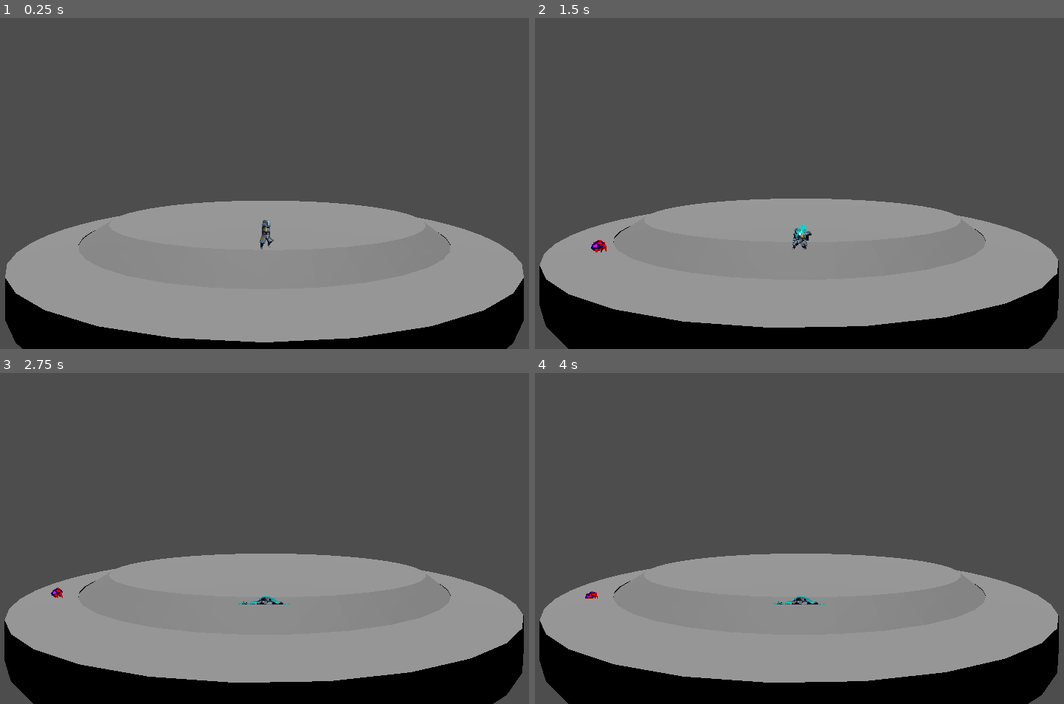
Above: before the commit, frames 1-4 (two rows, left to right).
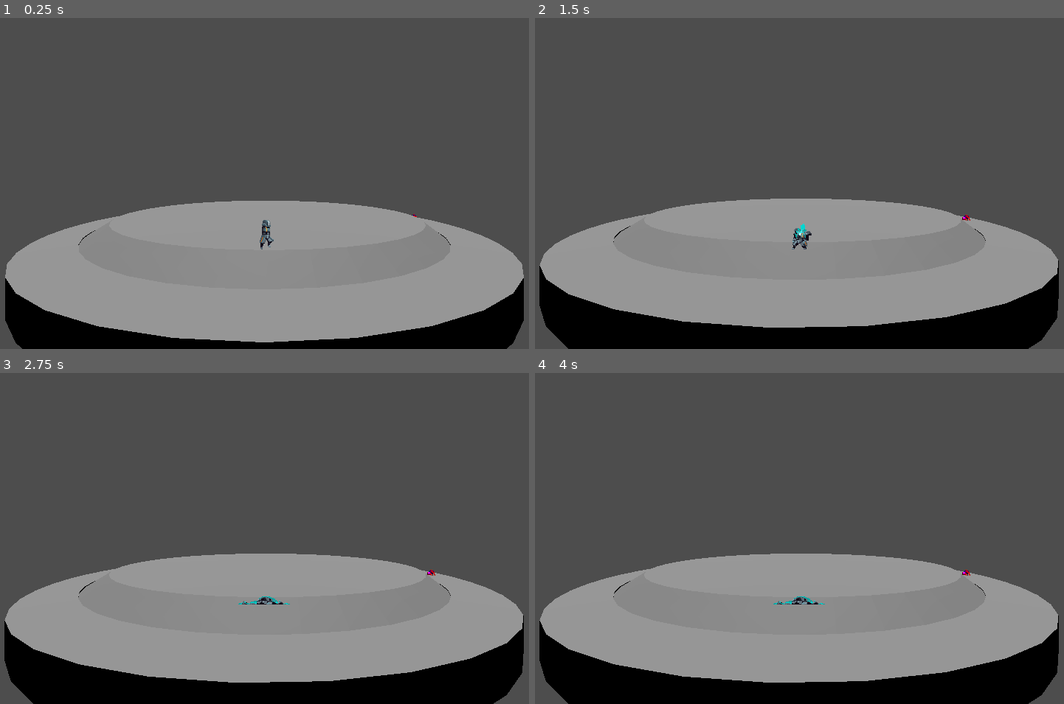
Above: after the commit, the same moments.

Repository: Jafeth12/VJ-FIB
Game: Godot game, scene res://main.tscn
Same seed, same stepped clock (60 frames per second), same inputs: the game is played once before the commit and once after it.
Inputs:
- Up to frame 1 (0.25 s): no input
- Up to frame 2 (1.5 s): hold Right (move_right) 0.53-1.28 s; hold Down (crouch) 0.53-1.28 s; tap Up (jump) at 0.77 s; hold Left (move_left) from 1.28 s (still down); tap , (dbg_die) at 1.35 s
- Up to frame 3 (2.75 s): tap Up (jump) at 1.52 s; release Left (move_left) at 2.03 s; hold Right (move_right) from 2.03 s (still down); tap = (dbg_enemies_attack) at 2.1 s
- Up to frame 4 (4 s): tap Enter at 2.75 s; tap Backspace (dbg_enemies_die) at 2.85 s; tap Up (jump) at 3.02, 3.77 s; tap Space at 3.5 s; release Right (move_right) at 3.53 s; hold Left (move_left) from 3.53 s (still down); tap - (dbg_switch_ring) at 3.6 s

The runs differ from the first frame. In frame 1, less than 0.1% of the frame differs, in the area x 77-79%, y 59-61%; in frame 2, less than 0.1%, in the area x 10-83%, y 59-71%; in frame 3, less than 0.1%; in frame 4, less than 0.1%.
Error after the commit: Parse Error: Identifier "alpha" not declared in the current scope. (res://crawler.gd:13)

Commit message:
[FIX] namespace de enemy y entity explícitos por claredad

Diff:
--- a/3D/crawler.gd
+++ b/3D/crawler.gd
@@ -5,13 +5,15 @@
 func _ready():
 	$sprite.connect("animation_finished", on_animation_finished)
 
-func get_new_alpha(current_alpha: float, delta: float) -> float:
+# OVERRIDE de ENTITY
+func entity_get_new_alpha(current_alpha: float, delta: float) -> float:
 	match enemy_state:
 		EnemyState.WANDER:
 			return current_alpha + enemy_dir * SPEED * delta
 	return alpha
 
-func update_animation() -> void:
+# OVERRIDE de ENEMY
+func enemy_update_animation() -> void:
 	match enemy_state:
 		EnemyState.WAIT:
 			if $sprite.animation != "idle":
@@ -26,13 +28,16 @@
 			if $sprite.animation != "die":
 				$sprite.play("die")
 
-func should_attack() -> bool:
+# OVERRIDE de ENEMY
+func enemy_should_attack() -> bool:
 	return Input.is_action_just_pressed("dbg_enemies_attack")
 
-func should_die() -> bool:
+# OVERRIDE de ENEMY
+func enemy_should_die() -> bool:
 	return Input.is_action_just_pressed("dbg_enemies_die")
 
-func is_attack_finished() -> bool:
+# OVERRIDE de ENEMY
+func enemy_is_attack_finished() -> bool:
 	var ae_copy: bool = attack_ended
 	attack_ended = false
 	return ae_copy
--- a/3D/enemy.gd
+++ b/3D/enemy.gd
@@ -8,9 +8,9 @@
 
 # Movimiento circular
 @export var INIT_ALPHA: float = 0
-var alpha: float = INIT_ALPHA
-var old_alpha: float = alpha
-var radius = 18
+var entity_alpha: float = INIT_ALPHA
+var old_alpha: float = entity_alpha
+var entity_radius = 18
 
 const SPEED = PI/10
 # const JUMP_VELOCITY = 4.5
@@ -20,11 +20,8 @@
 const gravity = 10
 
 func _process(_delta):
-	next_state()
-	act_uppon_state()
-	update_animation()
-	if enemy_state == EnemyState.WAIT:
-		return
+	enemy_update_state()
+	enemy_update_animation()
 
 func _physics_process(delta):
 	# Add the gravity.
@@ -35,8 +32,8 @@
 	# As good practice, you should replace UI actions with custom gameplay actions.
 
 	# Calculate new position, based on alpha
-	alpha = get_new_alpha(alpha, delta)
-	var next_xz = get_next_xz(alpha)
+	entity_alpha = entity_get_new_alpha(entity_alpha, delta)
+	var next_xz = entity_get_next_xz(entity_alpha)
 
 	# Calculate velocity to get to the new position
 	velocity.x = (next_xz.x - get_position().x)/delta
@@ -49,67 +46,62 @@
 
 	move_and_slide()
 	if is_on_wall():
-		alpha = get_position_alpha(get_position())
-	old_alpha = alpha
+		entity_alpha = entity_get_position_alpha(get_position())
+	old_alpha = entity_alpha
 
 
 # Funciones reimplementables segun el enemigo
-func next_state():
+func enemy_update_state():
 	var prx_state: EnemyState = enemy_state
 	match enemy_state:
 		EnemyState.WAIT:
-			if should_activate():
+			if enemy_should_activate():
 				prx_state = EnemyState.WANDER
 		EnemyState.WANDER:
-			if should_die():
+			if enemy_should_die():
 				prx_state = EnemyState.DEAD
-			elif should_attack():
+			elif enemy_should_attack():
 				prx_state = EnemyState.ATTACK
 			else:
 				prx_state = EnemyState.WANDER
 		EnemyState.ATTACK:
-			if should_die():
+			if enemy_should_die():
 				prx_state = EnemyState.DEAD
-			elif is_attack_finished():
+			elif enemy_is_attack_finished():
 				prx_state = EnemyState.WANDER
 			else:
 				prx_state = EnemyState.ATTACK
 	enemy_state = prx_state
 
-
-func get_new_alpha(current_alpha: float, delta: float) -> float:
-	return current_alpha
-
-# Funciones a reimplementar en cada enemigo
-func act_uppon_state() -> void:
+func enemy_update_animation() -> void:
 	pass
 
-func update_animation() -> void:
-	pass
+func entity_get_new_alpha(current_alpha: float, _delta: float) -> float:
+	return current_alpha
 
 # Return if the player should activate when it is in WAIT state
 # p.e.: When the player is on the same platform as you
-func should_activate() -> bool:
+func enemy_should_activate() -> bool:
 	return true
 
 # Use this function to see if the enemy should attack the player
 # p.e.: if the player is close enough
-func should_attack() -> bool:
+func enemy_should_attack() -> bool:
 	return false
 
-func should_die() -> bool:
+func enemy_should_die() -> bool:
 	return false
 
-func should_revive() -> bool:
+func enemy_should_revive() -> bool:
 	return false
 
-func is_attack_finished() -> bool:
+func enemy_is_attack_finished() -> bool:
 	return false
 
 # Funciones a reimplementar cuando se abstraiga el nodo entidad
-func get_next_xz(_alpha: float) -> Vector2:
-	return Vector2(radius*sin(_alpha), radius*cos(_alpha))
+func entity_get_next_xz(alpha: float) -> Vector2:
+	return Vector2(entity_radius*sin(alpha), entity_radius*cos(alpha))
 
 # Devuelve el ángulo alpha en base a la posición del jugador
-func get_position_alpha(_pos: Vector3) -> float:
+func entity_get_position_alpha(_pos: Vector3) -> float:
 	return old_alpha # TODO
--- a/3D/level1.tscn
+++ b/3D/level1.tscn
@@ -25,4 +25,3 @@
 
 [node name="CharacterBody3D" parent="." instance=ExtResource("3_qpl7s")]
 transform = Transform3D(-4.37114e-08, 0, 1, 0, 1, 0, -1, 0, -4.37114e-08, 18, 1.39745, 0)
-INIT_ALPHA = 0.0
